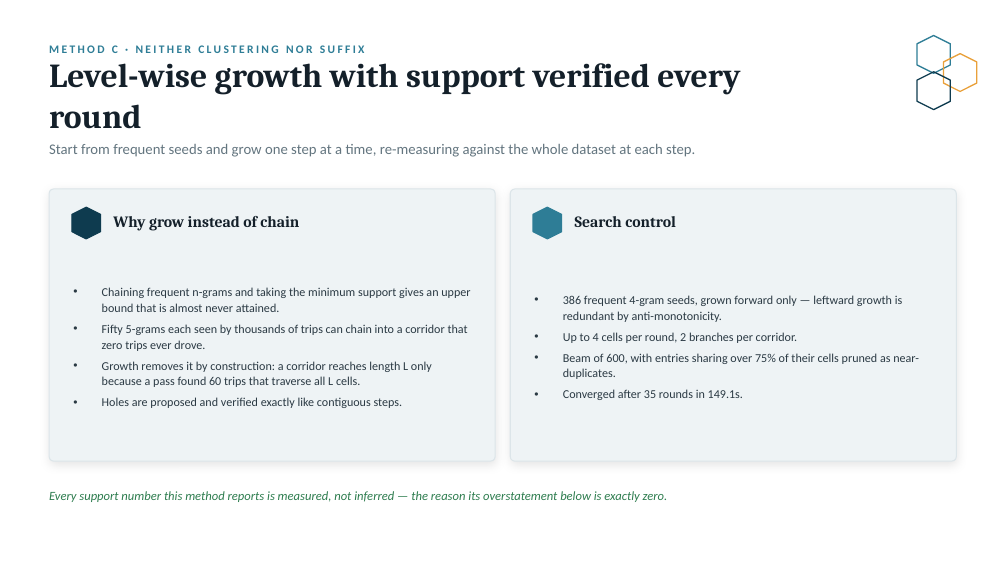
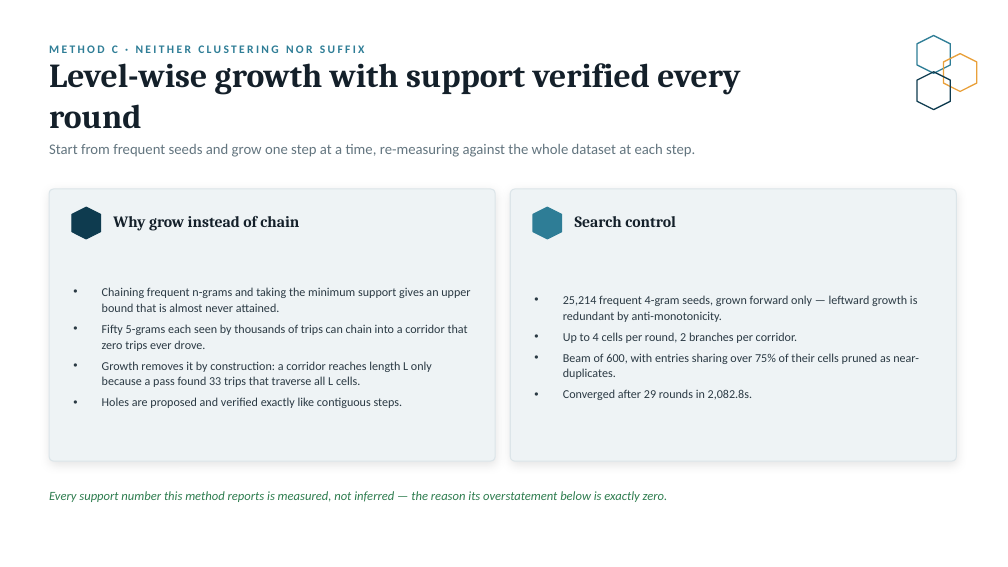
Before and after one commit to Omri5790/porto-taxi-project, a slide deck: slide 6 of output/stage3_methods_comparison.pptx. Drawn at 1008x567 pixels with LibreOffice and Linux fonts; fonts in the diff are those of the drawing. Boxes give left, top, right and bottom in pixels: in the first picture for what was removed or moved away, otherwise in the second. Text is boxed around its words. In the diff, an @@ line names an element or a change of style, - is before the commit and + after.

```diff
--- a/output/stage3_methods_comparison.pptx
+++ b/output/stage3_methods_comparison.pptx
@@ text at <box>563,295,918,322</box>: text changed @@
-• 386 frequent 4-gram seeds, grown forward only — leftward growth is redundant by anti-monotonicity.
+• 25,214 frequent 4-gram seeds, grown forward only — leftward growth is redundant by anti-monotonicity.
@@ text at <box>102,361,432,387</box>: text changed @@
-• Growth removes it by construction: a corridor reaches length L only because a pass found 60 trips that traverse all L cells.
+• Growth removes it by construction: a corridor reaches length L only because a pass found 33 trips that traverse all L cells.
@@ text at <box>563,389,752,400</box>: text changed @@
-• Converged after 35 rounds in 149.1s.
+• Converged after 29 rounds in 2,082.8s.
```
Also in this commit, not shown: 12 other slides changed, 8 other files.
